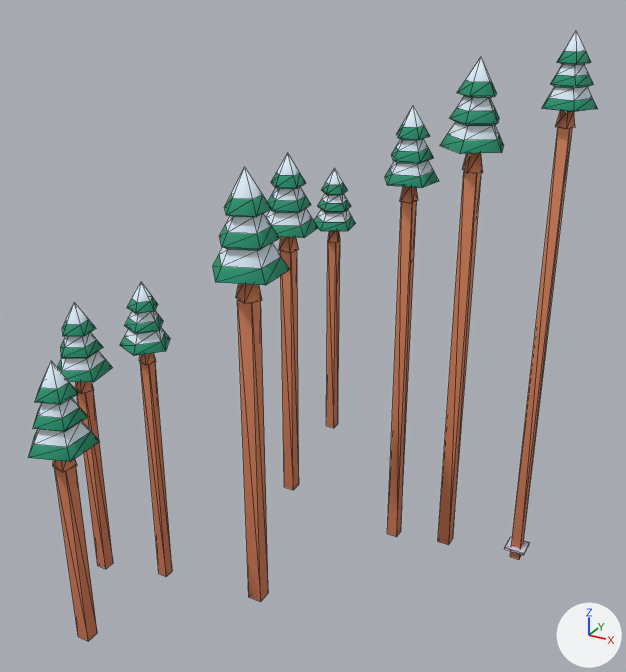
A saved change to the glTF model public/assets/toycar/set-powder-forest-g-lite.glb.
Camera for both pictures: a 50 mm lens placed at (12.6, -26.9, 19.2), pointed at (0.1, -4.2, 7.8). Arrows for +X, +Y and +Z are at lower right; the lights stay in place. The picture after the commit comes second. Mesh edges are drawn as thin lines. Where no turn or scale is listed for an object, it has been applied to the vertices. Vertices at exactly the same position are counted once.

Script lines for the objects in view, before the commit:
```python
me_pines = bpy.data.meshes.new('pines')
me_pines.from_pydata(...)  # 540 vertices, 792 faces; spans x -13.5..0.8, y -11.3..6.1, z -15.4..2.6
me_pines.materials.append(mat_colormap)  # picture img_colormap_png
ob_pines = bpy.data.objects.new('pines', me_pines)
ob_pines.location = (6.8, -1.2, 14.66)
```
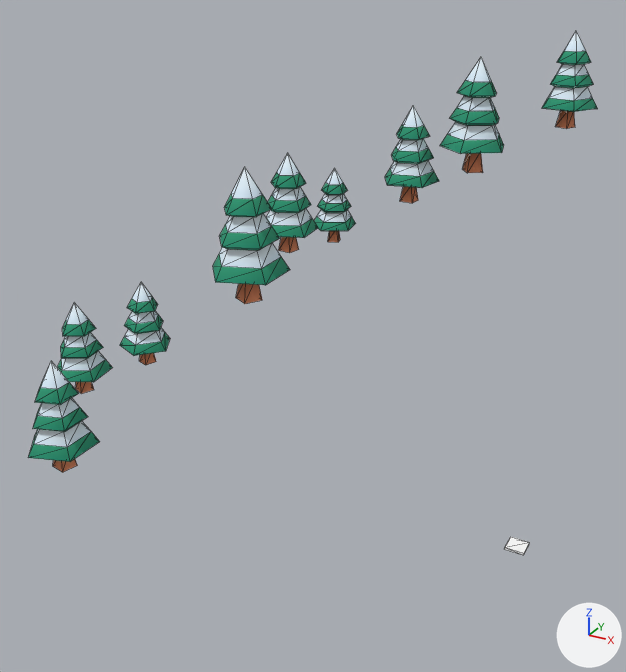
Changed parts and their boxes (x1, y1, x2, y2) in the pictures (626 x 672 px):
'pines', reshaped (28% shorter): before (28, 30, 598, 641); after (28, 30, 598, 472)
part 1 of me_pines, deleted: before (54, 127, 572, 641)

The change in detail:
me_pines is used by ob_pines; location (6.8, -1.2, 14.66).
me_pines had 540 vertices, 792 faces and spanned x -13.5..0.8, y -11.3..6.1, z -15.4..2.6.
me_pines now has 468 vertices, 702 faces and spans x -13.5..0.8, y -11.3..6.1, z -9.0..2.6.
me_pines part 1: 9 loose pieces with 72 vertices, spanning x -12.8..0.2, y -10.5..5.5, z -15.4..0.0, are deleted.
